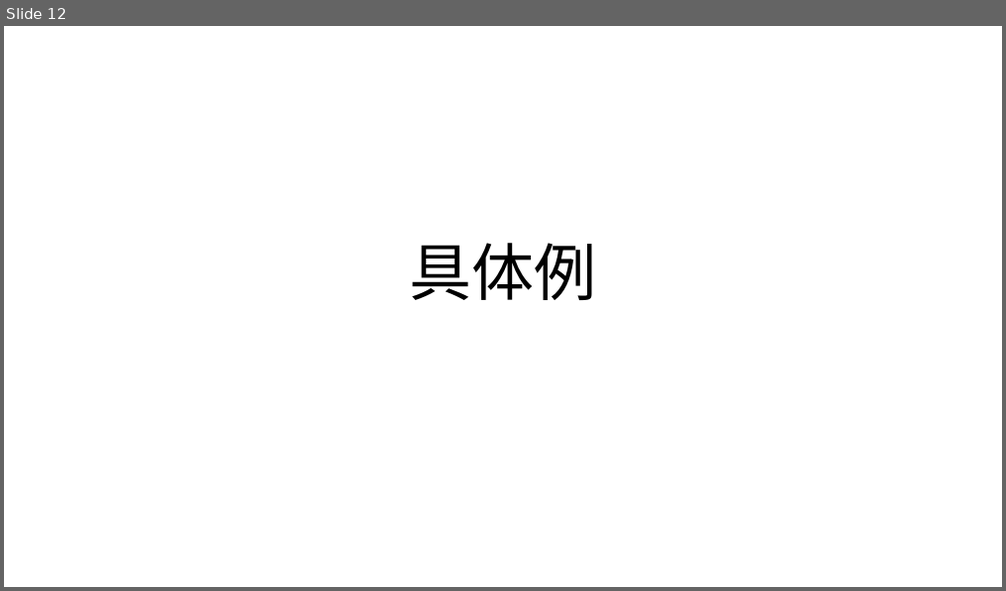
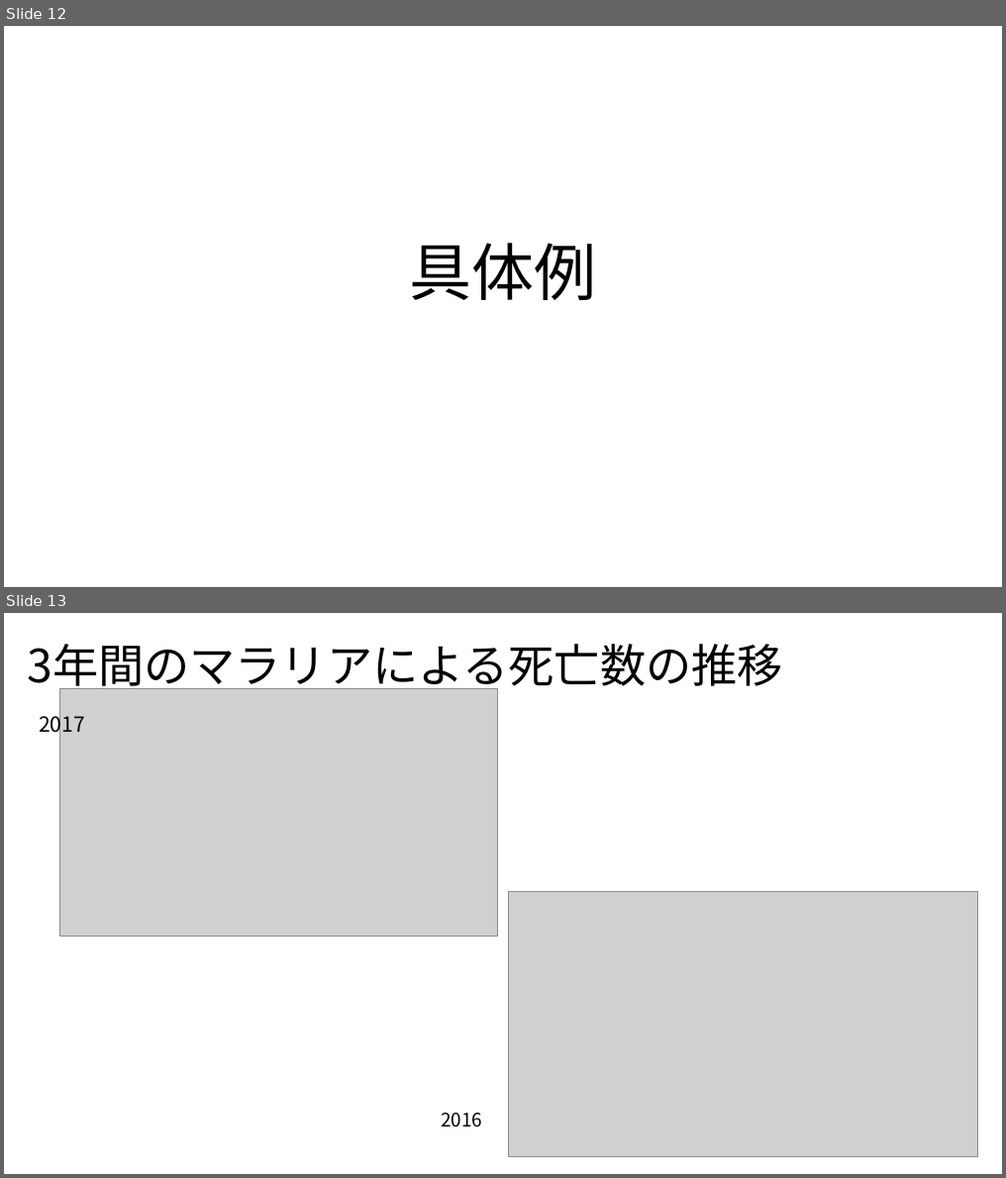
Before and after one commit to erevest-cobalt/3pro, a slide deck: 統計データの可視化.pptx. Shown one above the other, each under a label of ours: slide 12 before the commit, slides 12 and 13 after it. The pictures are 1006x591 and 1006x1178 pixels, drawn with LibreOffice and Linux fonts; fonts in the diff are those of the drawing; grey boxes stand for pictures. Boxes give left, top, right and bottom in pixels: in the first picture for what was removed or moved away, otherwise in the second. Text is boxed around its words. In the diff, an @@ line names an element or a change of style, - is before the commit and + after.

```diff
--- a/統計データの可視化.pptx
+++ b/統計データの可視化.pptx
@@ slide 13 added at bbox=[4, 613, 1002, 1174], background #FFFFFF @@
@@ title added at bbox=[27, 644, 782, 694], 44 pt, text #000000 @@
+3年間のマラリアによる死亡数の推移
@@ picture added at bbox=[60, 688, 498, 936] @@
@@ text added at bbox=[39, 711, 85, 737], 20 pt, text #000000 @@
+2017
@@ picture added at bbox=[509, 892, 978, 1157] @@
@@ text added at bbox=[441, 1113, 482, 1128], 18 pt, text #000000 @@
+2016
```
Also in this commit, not shown: 11 other slides added, 1 other file.
